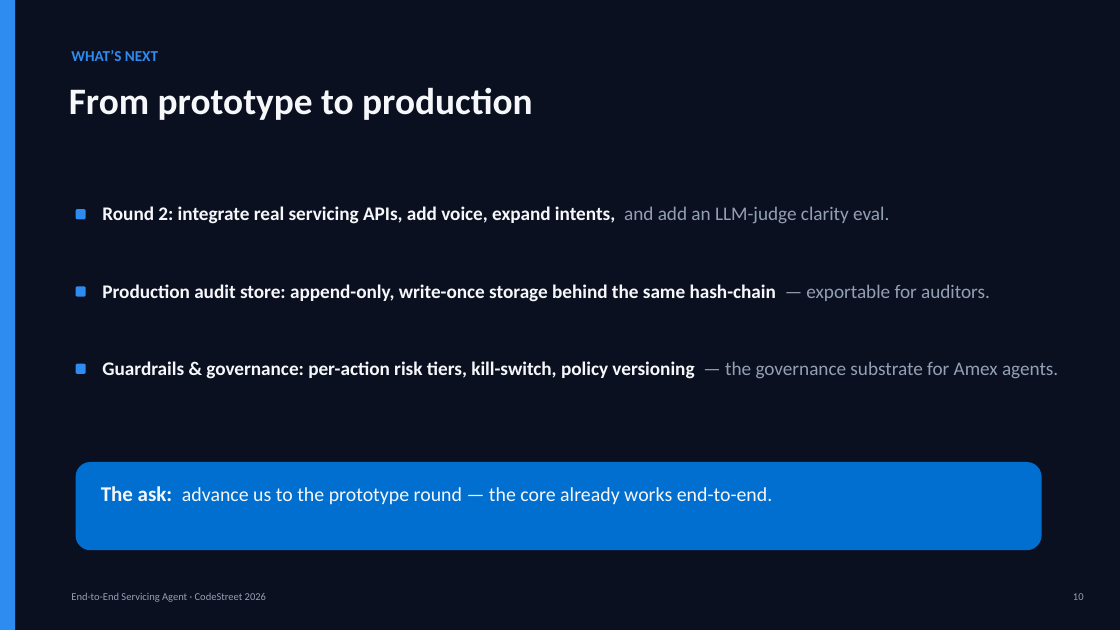
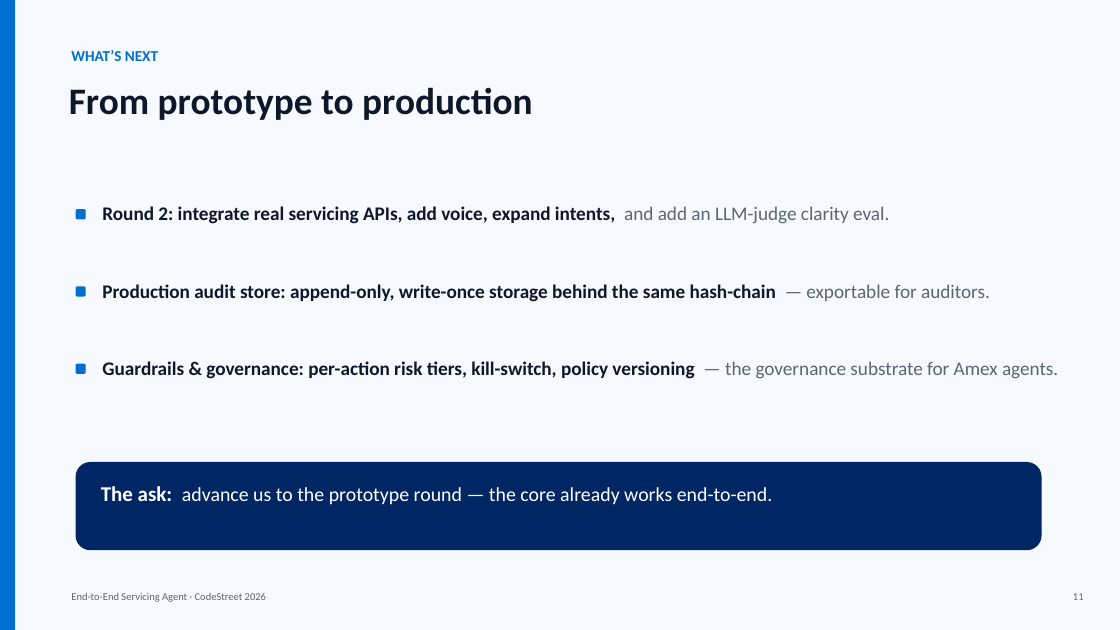
Before and after one commit to VaibhavDangaich/Codestreet_2026, a slide deck: slide 11 of deck/CodeStreet2026_Servicing_Agent.pptx (slide 10 before the commit). Drawn at 1120x630 pixels with LibreOffice and Linux fonts; fonts in the diff are those of the drawing. Boxes give left, top, right and bottom in pixels: in the first picture for what was removed or moved away, otherwise in the second. Text is boxed around its words. In the diff, an @@ line names an element or a change of style, - is before the commit and + after.

```diff
--- a/deck/CodeStreet2026_Servicing_Agent.pptx
+++ b/deck/CodeStreet2026_Servicing_Agent.pptx
@@ rectangle at <box>0,0,1120,630</box>: fill #0B1020 to #F6F9FD @@
@@ text "WHAT’S NEXT" at <box>71,50,158,61</box>: text colour #2E8BF0 to #016FD0 @@
@@ text "From prototype to production" at <box>69,87,533,120</box>: text colour #F5F7FA to #0F172A @@
@@ text "Round 2: integrate real servicing ..." at <box>102,206,889,224</box>: text colour #F5F7FA to #0F172A in "Round 2: integrate real servicing APIs, add ..."; text colour #93A0B4 to #5B6673 in "and add an LLM-judge clarity eval." @@
@@ text "Production audit store: append-only, write-once ..." at <box>102,284,990,302</box>: text colour #F5F7FA to #0F172A in "Production audit store: append-only, write-once storage behi ..."; text colour #93A0B4 to #5B6673 in "— exportable for auditors." @@
@@ text "Guardrails & governance: per-action risk ..." at <box>102,361,1058,379</box>: text colour #F5F7FA to #0F172A in "Guardrails & governance: per-action risk tiers, kill-switch, ..."; text colour #93A0B4 to #5B6673 in "— the governance substrate for Amex agents." @@
@@ fill #2E8BF0 to #016FD0 in 4 elements at <box>0,0,15,630</box>, <box>76,209,86,219</box>, <box>76,287,86,297</box>, <box>76,364,86,374</box> @@
@@ rounded rectangle at <box>76,462,1042,550</box>: fill #006FCF to #002663 @@
@@ text "The ask: advance us to ..." at <box>101,486,773,505</box>: text colour #F5F7FA to #FFFFFF @@
@@ text "End-to-End Servicing Agent · CodeStreet ..." at <box>71,593,266,602</box>: text colour #93A0B4 to #5B6673 @@
@@ text at <box>1073,593,1084,600</box>: text changed; text colour #93A0B4 to #5B6673 @@
-10
+11
```
Also in this commit, not shown: 9 other slides changed, 1 slide added, 2 other files.
